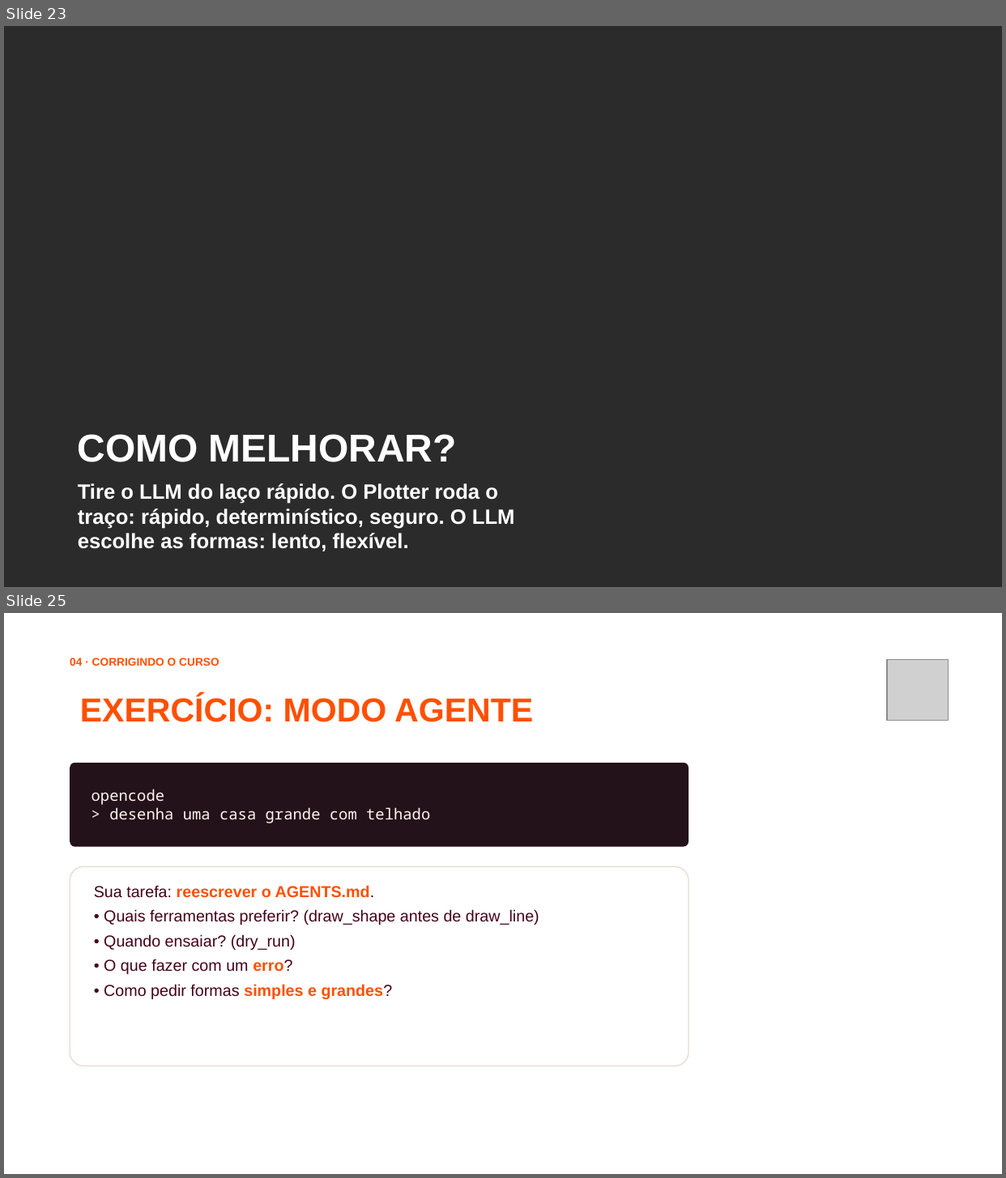
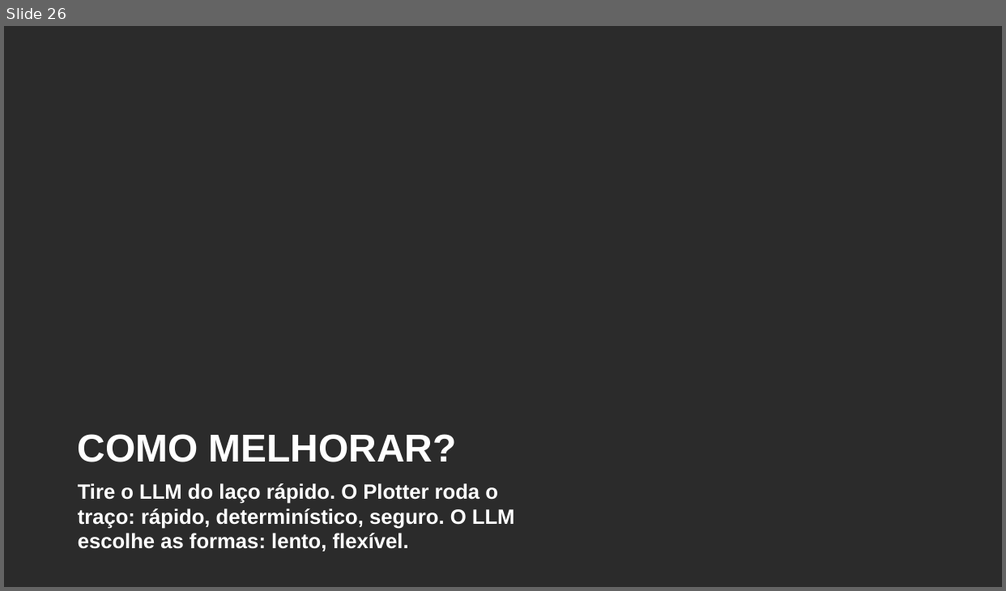
Before and after one commit to jhlr/plotter, a slide deck: workshop/dinamica-ia-hardware.pptx. Shown one above the other, each under a label of ours: slides 23 and 25 before the commit, slide 26 after it; the slides between them are not shown. The pictures are 1006x1178 and 1006x591 pixels, drawn with LibreOffice and Linux fonts; fonts in the diff are those of the drawing; grey boxes stand for pictures; background and template pictures are left out; a plain dark background stands for a picture behind light text. Boxes give left, top, right and bottom in pixels: in the first picture for what was removed or moved away, otherwise in the second. Text is boxed around its words. In the diff, an @@ line names an element or a change of style, - is before the commit and + after.

```diff
--- a/workshop/dinamica-ia-hardware.pptx
+++ b/workshop/dinamica-ia-hardware.pptx
@@ slide 25 removed at bbox=[4, 613, 1002, 1174], background picture (left out) @@
@@ text removed at bbox=[70, 658, 219, 666] @@
-04 · CORRIGINDO O CURSO
@@ picture removed at bbox=[887, 659, 948, 720] @@
@@ text removed at bbox=[80, 696, 533, 722] @@
-EXERCÍCIO: MODO AGENTE
@@ rounded rectangle removed at bbox=[70, 763, 688, 846] @@
-opencode
-> desenha uma casa grande com telhado
@@ rounded rectangle removed at bbox=[70, 867, 688, 1066] @@
@@ text removed at bbox=[94, 885, 539, 999] @@
-Sua tarefa: reescrever o AGENTS.md.
-• Quais ferramentas preferir? (draw_shape antes de draw_line)
-• Quando ensaiar? (dry_run)
-• O que fazer com um erro?
-• Como pedir formas simples e grandes?
@@ what was slide 23 is now slide 26 @@
```
Also in this commit, not shown: 7 slides changed, 6 slides added, 2 other slides removed, 13 other files.
